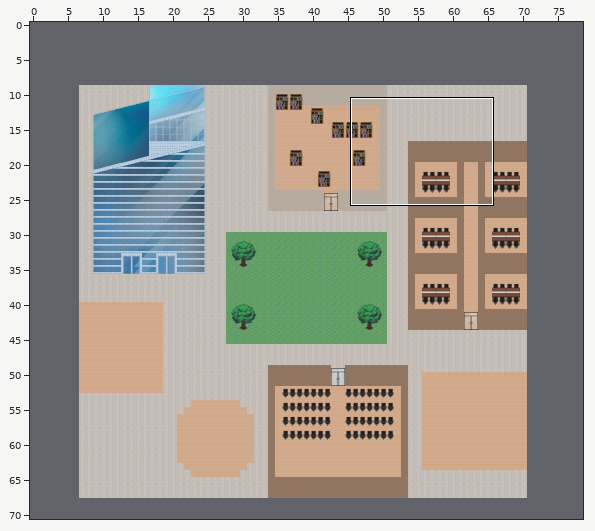
Tiled map (JSON): v1-wa-st-gobain.tmj. The picture above shows the old version from afar; the outline marks the close-up.
Close-up. Before the commit:
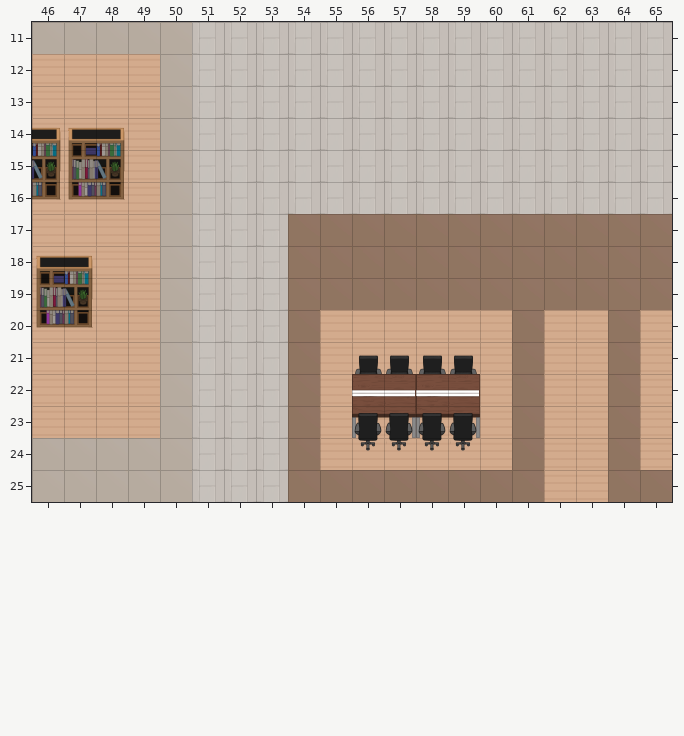
Cells are 32x32 px. Shown: x 46..65, y 11..25. The commit also changed other parts of the map, which this record leaves out. The old version is drawn lined up with the new one.
And afterwards:
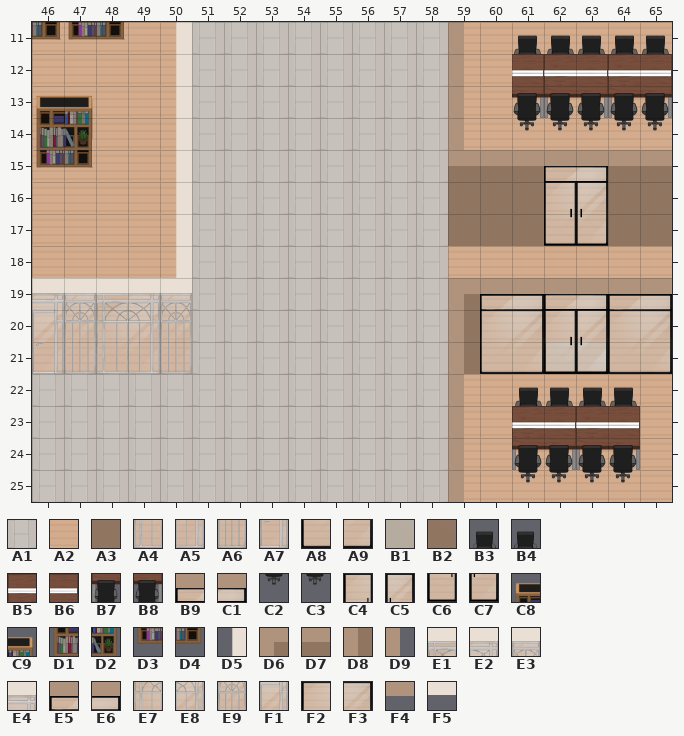
Key: from "Chunk 1": A1 1, A2 2; from "Chunk 2": A3 255; from "Chunk 3": A4 3, A5 4, A6 5, A7 7, A8 8, A9 9, B1 35, B2 36, B3 38, B4 39, B5 40, B6 41, B7 42, B8 43, B9 44, C1 45, C2 46, C3 47, C4 48, C5 49, C6 50, C7 51, C8 74, C9 75, D1 76, D2 77, D3 78, D4 79, D5 92, D6 93, D7 94, D8 96, D9 99, E1 108, E2 109, E3 110, E4 112, E5 113, E6 114, E7 115, E8 116, E9 117, F1 119, F2 120, F3 121, F4 127, F5 128.
__ is an empty cell, ## one hidden under a higher layer.
Tiles replaced or removed in this view: A1, A2, B1, B2, B3, B4, B5, B6, B7, B8, C2, C3, C8, C9, D1, D2, D3, D4.
See-through tiles are keyed as they look on the map.
The exact change:
Changed rows in their new state; .. is an unchanged cell.
map size 64x59 -> 79x71 cells (old content now starts at 7,9; both pictures use the new coordinates)
Layer "floor/floor1":
first column x 46:
11 .. .. .. .. .. .. .. .. .. .. .. .. .. A2 A2 A2 A2 A2 A2 A2
12 .. .. .. .. .. .. .. .. .. .. .. .. .. A2 A2 ## ## ## ## ##
13 .. .. .. .. .. .. .. .. .. .. .. .. .. A2 A2 A2 A2 A2 A2 A2
14 .. .. .. .. .. .. .. .. .. .. .. .. .. A2 A2 A2 A2 A2 A2 A2
15 .. .. .. .. .. .. .. .. .. .. .. .. .. ## ## ## A2 A2 ## ##
16 .. .. .. .. .. .. .. .. .. .. .. .. .. ## ## ## A2 A2 ## ##
17 .. .. .. .. .. .. .. .. A1 A1 A1 A1 A1 .. .. .. .. .. .. ..
18 .. .. .. .. .. .. .. .. A1 A1 A1 A1 A1 .. .. .. .. .. .. ..
19 .. .. .. .. .. .. .. .. A1 A1 A1 A1 A1 .. .. .. .. .. .. ..
20 .. .. .. .. .. .. .. .. A1 A1 A1 A1 A1 .. .. .. .. .. .. ..
21 .. .. .. .. .. .. .. .. A1 A1 A1 A1 A1 .. .. .. .. .. .. ..
22 A1 A1 A1 A1 A1 .. .. .. A1 A1 A1 A1 A1 .. .. .. .. .. .. ..
23 A1 A1 A1 A1 A1 .. .. .. A1 A1 A1 A1 A1 .. .. .. .. .. .. ..
24 A1 A1 A1 A1 A1 .. .. .. A1 A1 A1 A1 A1 .. .. .. .. .. .. ..
25 A1 A1 A1 A1 A1 .. .. .. A1 A1 A1 A1 A1 .. .. .. .. .. .. ..
Layer "walls/walls1":
first column x 46:
21 A7 A6 A4 A5 A6 .. .. .. .. .. .. .. .. .. A8 A9 A8 A9 A8 A9
Layer "furniture/furniture1":
first column x 46:
11 __ __ __ __ __ .. .. .. .. .. .. .. .. .. .. B4 B3 B4 B3 B4
12 .. .. .. .. __ .. .. .. .. .. .. .. .. .. .. B6 B5 B6 B5 B6
13 .. .. .. .. __ .. .. .. .. .. .. .. .. .. .. B8 B7 B8 B7 B8
14 .. .. .. .. __ .. .. .. .. .. .. .. .. .. .. C3 C2 C3 C2 C3
15 .. .. .. .. __ .. .. .. .. .. .. .. .. .. .. .. .. .. .. ..
16 .. .. .. .. __ .. .. .. .. .. .. .. .. .. .. .. .. .. .. ..
17 .. .. .. .. __ .. .. .. __ __ __ __ __ .. .. .. __ __ .. ..
18 .. .. .. .. __ .. .. .. __ __ __ __ __ __ __ __ __ __ __ __
19 .. .. .. .. __ .. .. .. __ __ __ __ __ __ __ C2 C3 C2 C3 __
20 .. .. .. .. __ .. .. .. __ .. .. .. .. .. .. __ .. .. __ ..
21 .. .. .. .. __ .. .. .. __ .. __ __ __ __ .. __ .. .. __ ..
22 .. .. .. .. __ .. .. .. __ .. __ __ __ __ .. B3 B4 B3 B4 ..
23 .. .. .. .. __ .. .. .. __ .. __ __ __ __ .. B5 B6 B5 B6 ..
24 __ __ __ __ __ .. .. .. __ .. __ __ __ __ .. B7 B8 B7 B8 ..
25 __ __ __ __ __ .. .. .. __ __ __ __ __ __ __ C2 C3 C2 C3 __
Layer "furniture/furniture2":
first column x 46:
11 D4 D3 D4
13 C8 C9 ..
14 D1 D2 __
15 D3 D4 __
16 __ __ __
18 __ __ ..
19 __ __ ..
20 __ __ ..
Layer "above/above1":
first column x 46:
11 .. .. .. .. D5 .. .. .. .. .. .. .. .. D9 .. .. .. .. .. ..
12 .. .. .. .. D5 .. .. .. .. .. .. .. .. D9 .. .. .. .. .. ..
13 .. .. .. .. D5 .. .. .. .. .. .. .. .. D9 .. .. .. .. .. ..
14 .. .. .. .. D5 .. .. .. .. .. .. .. .. D9 .. .. .. .. .. ..
15 .. .. .. .. D5 .. .. .. .. .. .. .. .. D7 D7 D7 B9 C1 D7 D7
16 .. .. .. .. D5 .. .. .. .. .. .. .. .. A3 A3 A3 C4 C5 A3 A3
17 .. .. .. .. D5 .. .. .. .. .. .. .. .. .. .. .. C6 C7 .. ..
18 .. .. .. .. D5 .. .. .. .. .. .. .. .. .. .. .. .. .. .. ..
19 E4 E3 E1 E2 E3 .. .. .. .. .. .. .. .. D6 E5 E6 B9 C1 E5 E6
20 F1 E9 E7 E8 E9 .. .. .. .. .. .. .. .. D8 F2 F3 C4 C5 F2 F3
21 .. .. .. .. .. .. .. .. .. .. .. .. .. D8 .. .. C6 C7 .. ..
22 .. .. .. .. .. .. .. .. .. .. .. .. .. D9 .. .. .. .. .. ..
23 .. .. .. .. .. .. .. .. .. .. .. .. .. D9 .. .. .. .. .. ..
24 .. .. .. .. .. .. .. .. .. .. .. .. .. D9 .. .. .. .. .. ..
25 .. .. .. .. .. .. .. .. .. .. .. .. .. D9 .. .. .. .. .. ..
Layer "above/above2":
first column x 62:
15 F4 F4
first column x 46:
19 F5 .. .. .. .. .. .. .. .. .. .. .. .. .. F4 F4 F4 F4 F4 F4
Boxes around the changes in both close-ups, in picture pixels (x1, y1, x2, y2):
changed: (32, 22, 192, 502)
changed: (288, 22, 672, 502)
